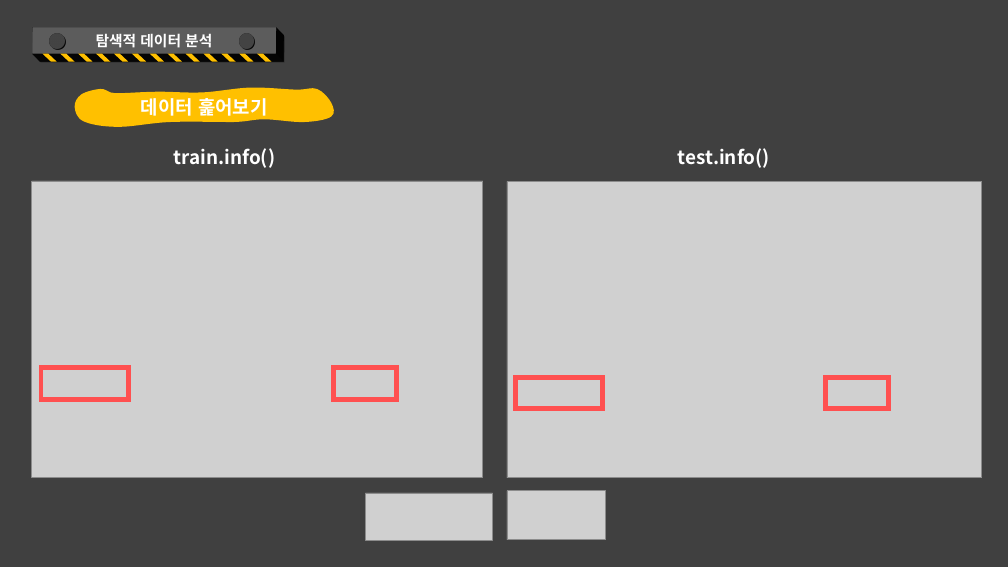
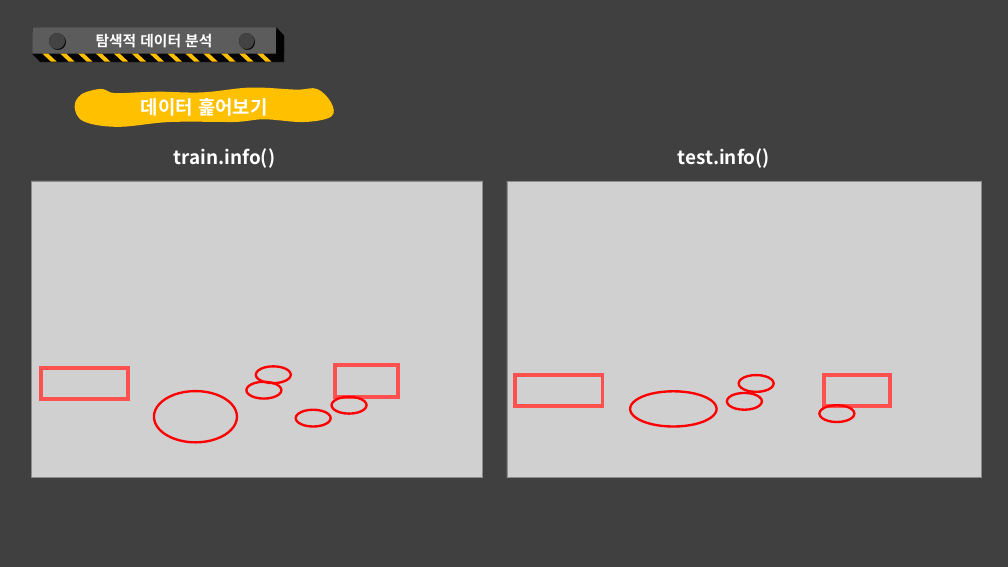
Before and after one commit to kkkkyoung/parking_project, a slide deck: slide 10 of PlayDate_2nd_project.pptx (slide 8 before the commit). Drawn at 1008x567 pixels with LibreOffice and Linux fonts; fonts in the diff are those of the drawing; grey boxes stand for pictures. Boxes give left, top, right and bottom in pixels: in the first picture for what was removed or moved away, otherwise in the second. Text is boxed around its words. In the diff, an @@ line names an element or a change of style, - is before the commit and + after.

```diff
--- a/PlayDate_2nd_project.pptx
+++ b/PlayDate_2nd_project.pptx
@@ ellipse added at [247, 382, 281, 399], outline #FF0000 2.25 pt @@
@@ ellipse added at [256, 367, 290, 383], outline #FF0000 2.25 pt @@
@@ ellipse added at [739, 375, 774, 392], outline #FF0000 2.25 pt @@
@@ outline #FF5050 4.5 pt to #FF5050 3.75 pt in 3 elements at [516, 375, 603, 407], [335, 365, 398, 397], [824, 375, 890, 407] @@
@@ ellipse added at [154, 391, 237, 442], outline #FF0000 2.25 pt @@
@@ ellipse added at [296, 410, 330, 426], outline #FF0000 2.25 pt @@
@@ ellipse added at [332, 397, 367, 414], outline #FF0000 2.25 pt @@
@@ ellipse added at [631, 392, 717, 427], outline #FF0000 2.25 pt @@
@@ ellipse added at [727, 393, 762, 410], outline #FF0000 2.25 pt @@
@@ ellipse added at [820, 405, 854, 422], outline #FF0000 2.25 pt @@
@@ picture removed at [365, 493, 492, 541] @@
@@ picture removed at [507, 491, 606, 540] @@
```
Also in this commit, not shown: 23 other slides changed, 8 slides added, 1 slide removed.
